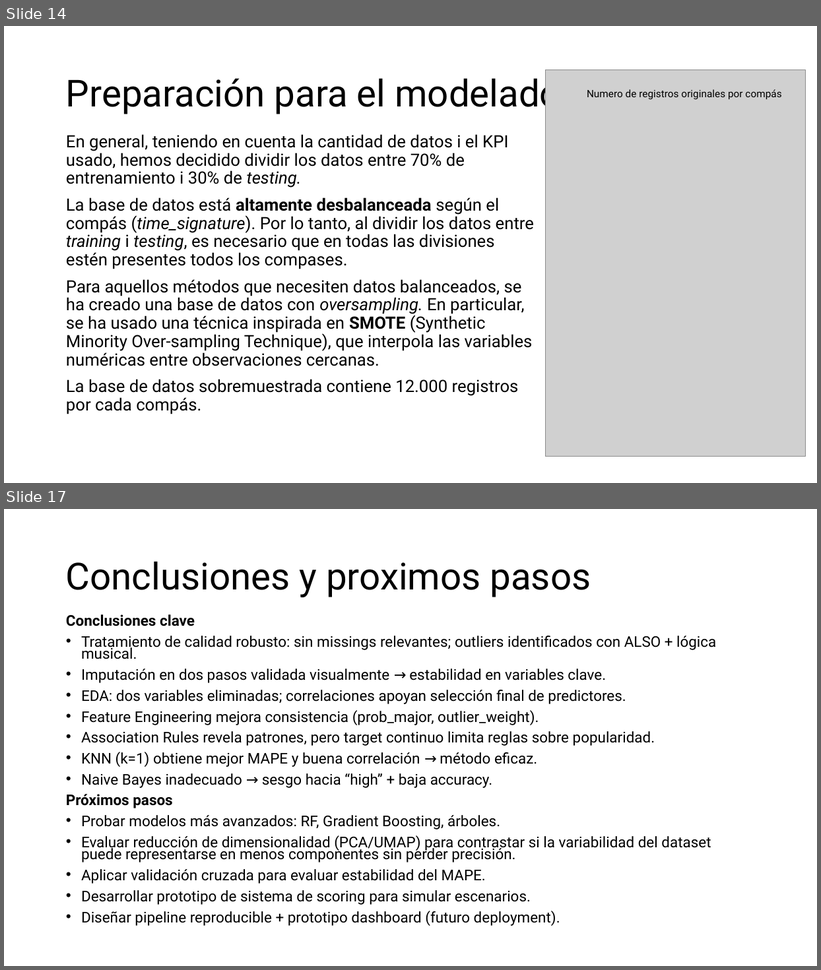
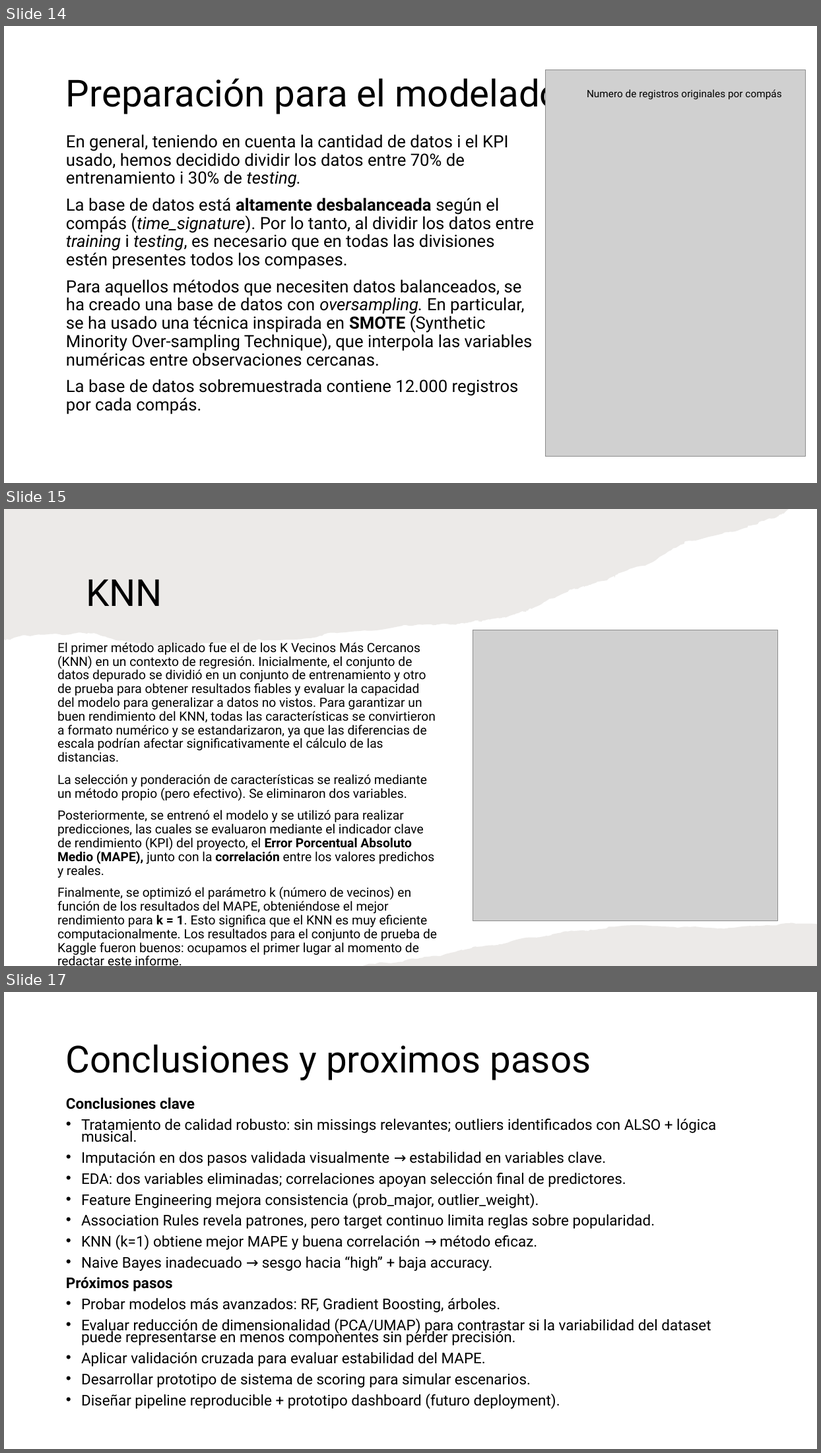
Before and after one commit to benet1one/Mineria, a slide deck: Report_definitivo2.pptx. Shown one above the other, each under a label of ours: slides 14 and 17 before the commit, slides 14, 15 and 17 after it; the slides between them are not shown. The pictures are 821x970 and 821x1453 pixels, drawn with LibreOffice and Linux fonts; fonts in the diff are those of the drawing; grey boxes stand for pictures. Boxes give left, top, right and bottom in pixels: in the first picture for what was removed or moved away, otherwise in the second. Text is boxed around its words. In the diff, an @@ line names an element or a change of style, - is before the commit and + after.

```diff
--- a/Report_definitivo2.pptx
+++ b/Report_definitivo2.pptx
@@ slide 15 added at [4, 509, 817, 966], background #FFFFFF @@
@@ freeform shape added at [4, 509, 789, 646], fill #82766A at 15% opacity @@
@@ title added at [86, 580, 162, 606], 44 pt, text #000000 @@
+KNN
@@ text added at [57, 642, 437, 955], 15 pt, text #000000 @@
+El primer método aplicado fue el de los K Vecinos Más Cercanos (KNN) en un contexto de regresión. Inicialmente, el conjunto de datos depurado se dividió en un conjunto de entrenamiento y otro de prueba para obtener resultados fiables y evaluar la capacidad del modelo para generalizar a datos no vistos. Para garantizar un buen rendimiento del KNN, todas las características se convirtieron a formato numérico y se estandarizaron, ya que las diferencias de escala podrían afectar significativamente el cálculo de las distancias.
+La selección y ponderación de características se realizó mediante un método propio (pero efectivo). Se eliminaron dos variables.
+Posteriormente, se entrenó el modelo y se utilizó para realizar predicciones, las cuales se evaluaron mediante el indicador clave de rendimiento (KPI) del proyecto, el Error Porcentual Absoluto Medio (MAPE), junto con la correlación entre los valores predichos y reales.
+Finalmente, se optimizó el parámetro k (número de vecinos) en función de los resultados del MAPE, obteniéndose el mejor rendimiento para k = 1. Esto significa que el KNN es muy eficiente computacionalmente. Los resultados para el conjunto de prueba de Kaggle fueron buenos: ocupamos el primer lugar al momento de redactar este informe.
@@ picture added at [473, 630, 778, 921] @@
@@ freeform shape added at [363, 923, 817, 966], fill #82766A at 15% opacity @@
```
Also in this commit, not shown: 1 slide changed, 1 slide removed, 1 other file.
